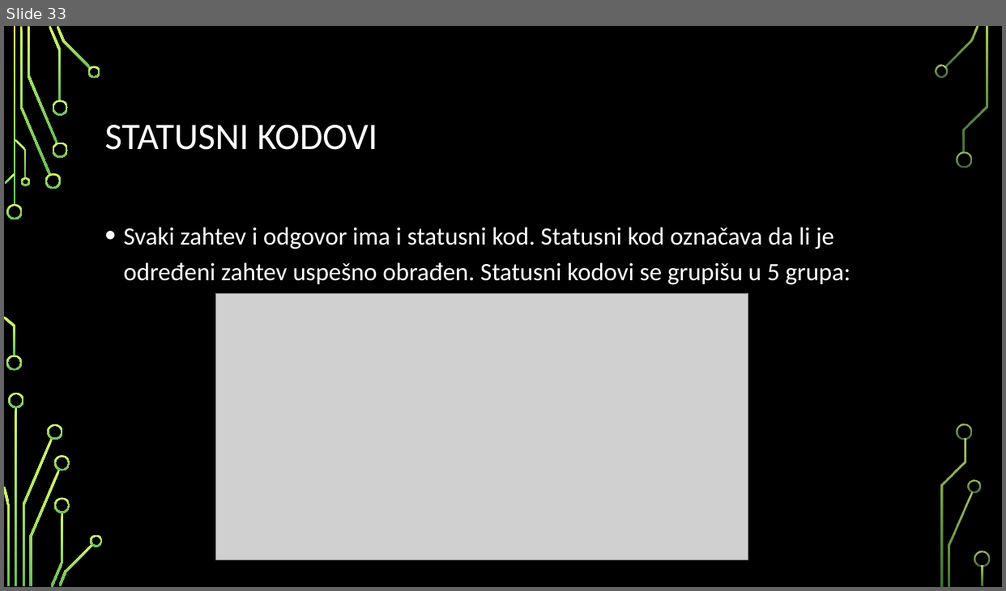
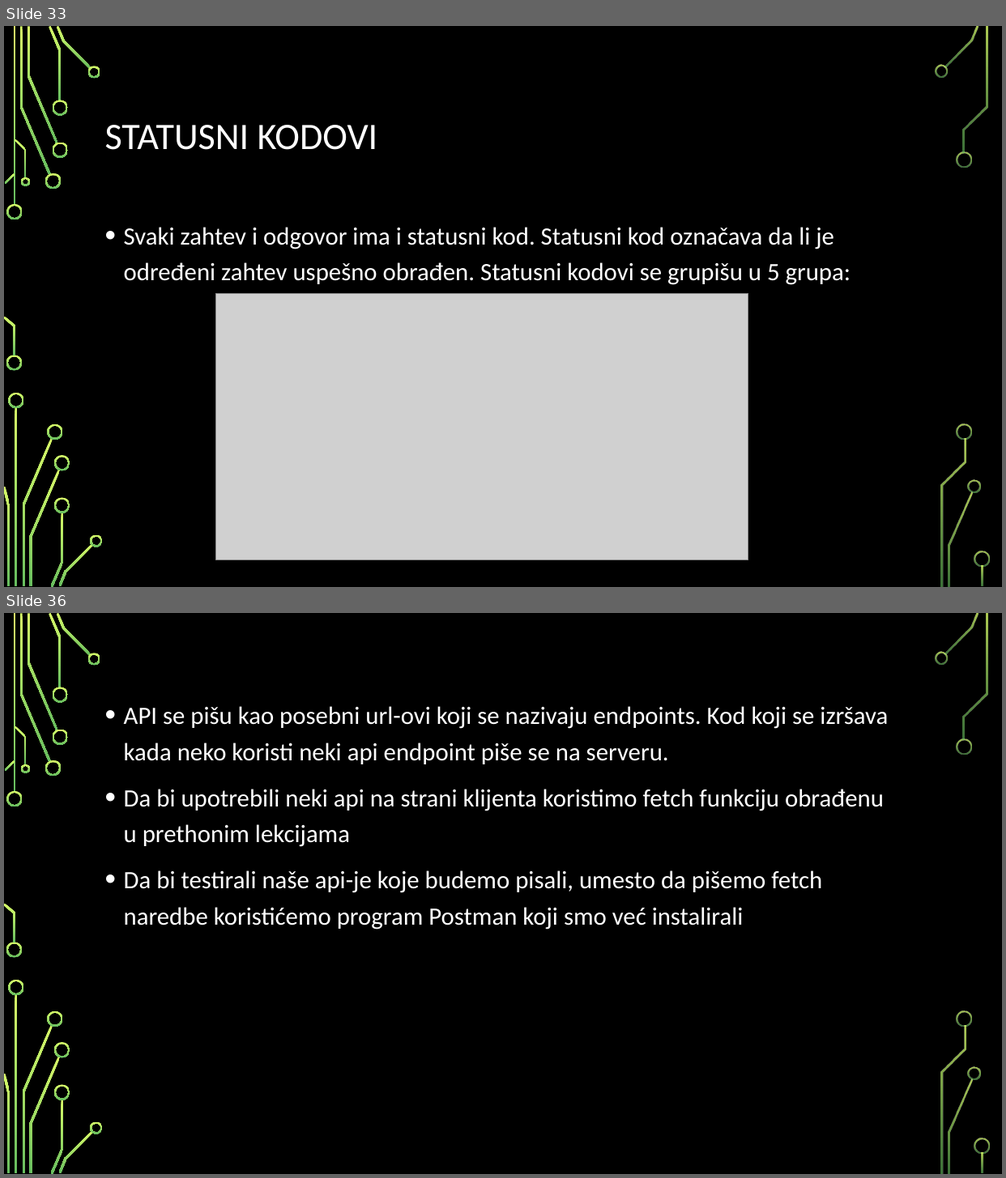
Before and after one commit to MihajloMilojevic/Sekcija, a slide deck: Nodejs/Node.js - prezentacija.pptx. Shown one above the other, each under a label of ours: slide 33 before the commit, slides 33 and 36 after it; the slides between them are not shown. The pictures are 1006x591 and 1006x1178 pixels, drawn with LibreOffice and Linux fonts; fonts in the diff are those of the drawing; grey boxes stand for pictures; background and template pictures are left out. Boxes give left, top, right and bottom in pixels: in the first picture for what was removed or moved away, otherwise in the second. Text is boxed around its words. In the diff, an @@ line names an element or a change of style, - is before the commit and + after.

```diff
--- a/Nodejs/Node.js - prezentacija.pptx
+++ b/Nodejs/Node.js - prezentacija.pptx
@@ slide 36 added at bbox=[4, 613, 1002, 1174], background picture (left out); not listed: 36 template elements that a slide beside it also shows @@
@@ text added at bbox=[124, 706, 888, 930], 24 pt, text #FFFFFF @@
+• API se pišu kao posebni url-ovi koji se nazivaju endpoints. Kod koji se izršava kada neko koristi neki api endpoint piše se na serveru.
+• Da bi upotrebili neki api na strani klijenta koristimo fetch funkciju obrađenu u prethonim lekcijama
+• Da bi testirali naše api-je koje budemo pisali, umesto da pišemo fetch naredbe koristićemo program Postman koji smo već instalirali
```
Also in this commit, not shown: 17 other slides added, 15 other files.
